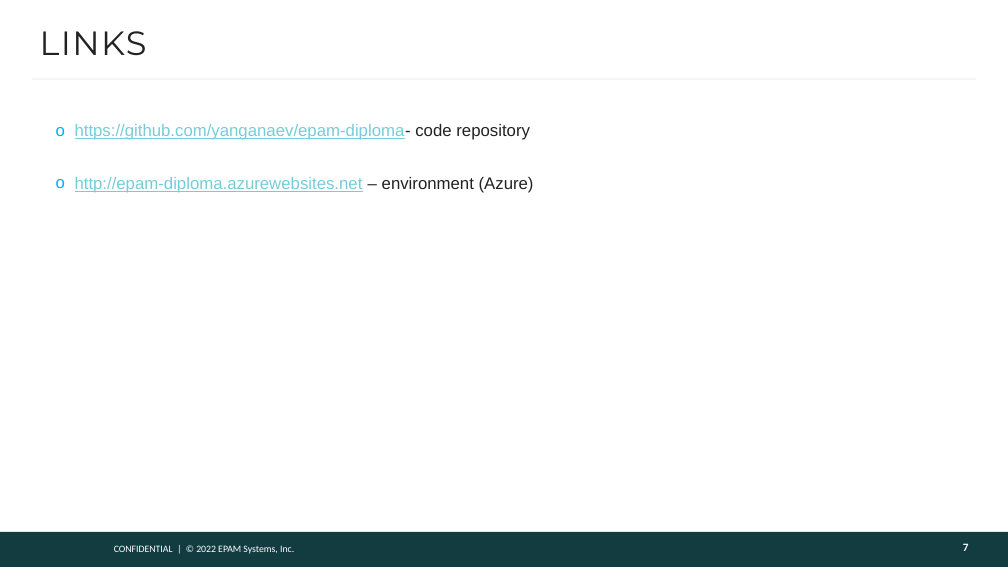
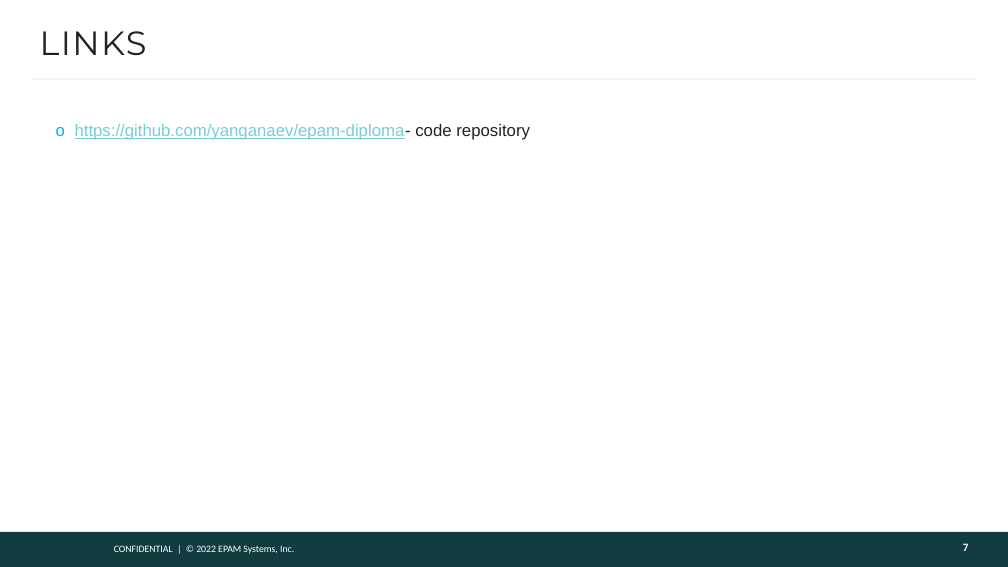
Before and after one commit to yanganaev/epam-diploma, a slide deck: slide 7 of ianganaev_diploma.pptx. Drawn at 1008x567 pixels with LibreOffice and Linux fonts; fonts in the diff are those of the drawing; background and template pictures are left out. Boxes give left, top, right and bottom in pixels: in the first picture for what was removed or moved away, otherwise in the second. Text is boxed around its words. In the diff, an @@ line names an element or a change of style, - is before the commit and + after.

Commit message:
Update presentation

```diff
--- a/ianganaev_diploma.pptx
+++ b/ianganaev_diploma.pptx
@@ text at (75, 177, 534, 193): paragraph removed @@
-o http://epam-diploma.azurewebsites.net – environment (Azure)
```
